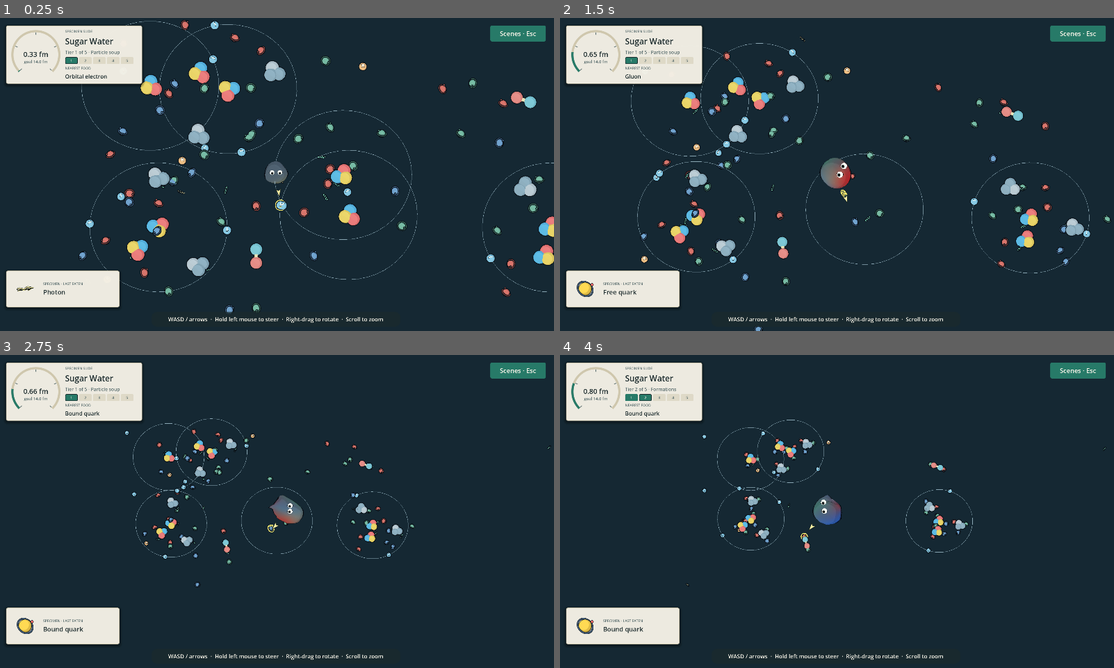
Above: before the commit, frames 1-4 (two rows, left to right).
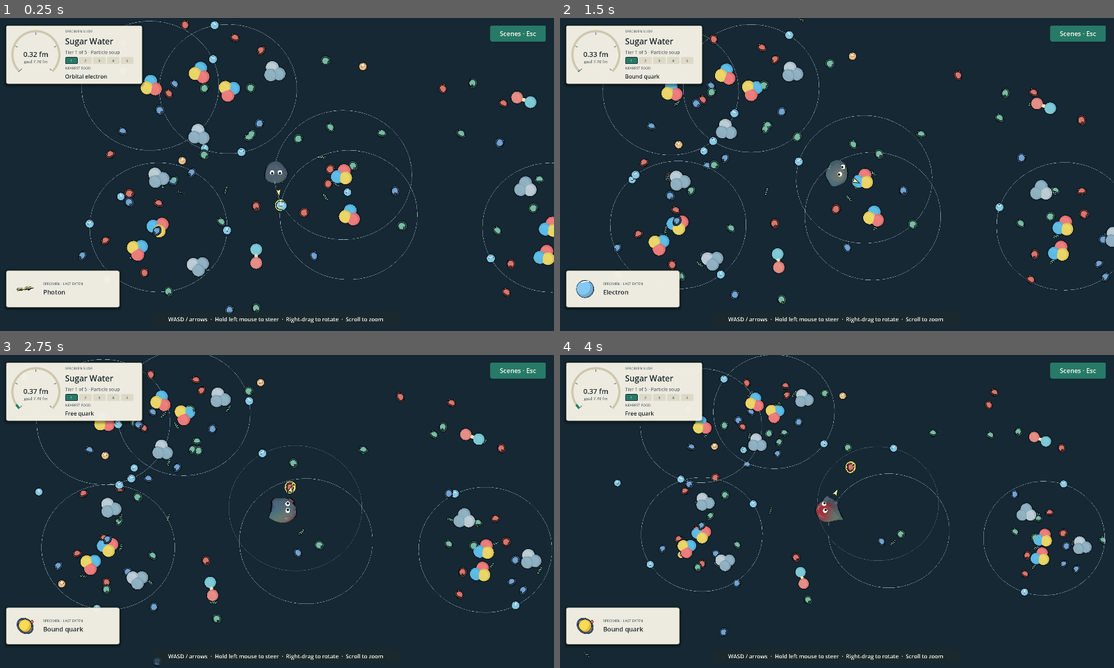
Above: after the commit, the same moments.

Repository: armantark/gray-goo
Game: Godot game, scene res://main.tscn
Same seed, same stepped clock (60 frames per second), same inputs: the game is played once before the commit and once after it.
Inputs (mouse positions are in pixels of both pictures, inside the frame that each line leads up to):
- Up to frame 1 (0.25 s): no input
- Up to frame 2 (1.5 s): move the mouse to (958, 158) at 0.52 s; hold D (move_right) 0.53-1.25 s; click (958, 158) at 0.67 s; drag from (726, 190) to (809, 237) at 1.27 s
- Up to frame 3 (2.75 s): move the mouse to (332, 442) at 2.02 s; hold D (move_right) from 2.03 s (still down)
- Up to frame 4 (4 s): release D (move_right) at 2.75 s; drag from (809, 574) to (670, 464) at 2.77 s; move the mouse to (1003, 558) at 3.52 s; hold A (move_left) from 3.53 s (still down)

The runs differ from the first frame. In frame 1, 0.6% of the frame differs, in the area x 3-100%, y 0-95%; in frame 2, 10%, in the area x 2-100%, y 0-100%; in frame 3, 7.3%; in frame 4, 6.3%.

Commit message:
Grow the goo only from what it eats in Sugar Water, so Level 1 no longer ends in a minute
Sugar Water finished in under a minute because it paid growth for wholes the goo could not eat: an emptied water or sucrose molecule handed its own volume to whatever small part was eaten last, which gave single meals up to 3.56 times the goo, and nucleons as large as the starting goo were worth 2.32 times it.

An emptied container now leaves with its last visible part and pays nothing. In Sugar Water, molecules and nuclei hold no growth of their own, every body grows the goo by its visible volume times one density, and an atom's electron shell stays edible after losing its nucleus or electrons, so nibbling never destroys growth. Honest meals cannot fill the old goal radius of 7, so the goal becomes 3.85 and the last view starts at 2.5.

At the new 100%, the route wins in 140.7 s with no meal above 38% of the goo. The 6 to 10 minute target needs more objects in the atom and molecule views than the level has; ticket 09's spawn points and placed layout own that.

Diff:
--- a/src/food.gd
+++ b/src/food.gd
@@ -100,20 +100,13 @@
 	for child in node.get_children():
 		_highlight_visual(child, material)
 
-func remaining_volume(include_empty_parents: bool = true) -> float:
+func remaining_volume() -> float:
 	if not active:
 		return 0.0
 	var result := volume
 	for part in parts:
 		if is_instance_valid(part):
-			result += part.remaining_volume(false)
-	if include_empty_parents:
-		var child := self
-		var parent := parent_food
-		while is_instance_valid(parent) and parent.active and parent.collect_when_empty and parent._last_visible_part(child):
-			result += parent.remaining_volume(false) - child.remaining_volume(false)
-			child = parent
-			parent = parent.parent_food
+			result += part.remaining_volume()
 	return result
 
 func _last_visible_part(except: Food) -> bool:
@@ -127,7 +120,7 @@
 	var combined := Vector3(pigment.r, pigment.g, pigment.b) * volume
 	for part in parts:
 		if is_instance_valid(part) and part.active:
-			var portion := part.remaining_volume(false)
+			var portion := part.remaining_volume()
 			var color := part.meal_color()
 			combined += Vector3(color.r, color.g, color.b) * portion
 			total += portion
@@ -154,6 +147,8 @@
 	set_physics_process(true)
 	if model_name == "board":
 		_snap_board()
+	# An emptied container leaves with its last visible part but pays no growth: the goo
+	# grows only from what it could eat, never from a whole that still looks larger.
 	if is_instance_valid(parent_food) and parent_food.active and parent_food.collect_when_empty and parent_food._last_visible_part(self):
 		parent_food.consume(target)
 
--- a/src/levels/sugar_water.gd
+++ b/src/levels/sugar_water.gd
@@ -2,6 +2,9 @@
 
 const Geometry = preload("res://src/levels/atomic_cosmic_geometry.gd")
 const NUCLEON_RADIUS := 0.18
+# Each food grows the goo by its visible volume times this density, so a meal's reward always
+# matches the size the goo sees it swallow.
+const GROWTH_DENSITY := 0.22
 const ELEMENTS := ["Nothing", "Hydrogen", "Helium", "Lithium", "Beryllium", "Boron", "Carbon", "Nitrogen", "Oxygen"]
 const COLORS := ["4b5366", "eef0df", "e8d0ab", "c1a3ba", "a1bfaa", "c8a381", "677582", "6087ae", "d87569"]
 var world: GameWorld
@@ -22,12 +25,12 @@
 
 func definition() -> Dictionary:
 	return {"title": "Sugar Water", "meters_per_unit": 1e-15,
-		"initial_radius": 0.16, "goal_radius": 7.0, "start_position": Vector3(-25, 0, 17),
+		"initial_radius": 0.16, "goal_radius": 3.85, "start_position": Vector3(-25, 0, 17),
 		"accent": Color("f1c78a"), "field": Rect2(-96, -75, 192, 150),
 		"tiers": ["Particle soup", "Formations", "Small nuclei", "Atoms", "Molecules"],
 		"jumps": [{"radius": 0.16, "view_size": 5.0}, {"radius": 0.38, "view_size": 12.0},
 			{"radius": 0.85, "view_size": 20.0}, {"radius": 1.8, "view_size": 34.0, "meters_per_unit": 1e-11},
-			{"radius": 4.5, "view_size": 90.0, "meters_per_unit": 1e-10}],
+			{"radius": 2.5, "view_size": 50.0, "meters_per_unit": 1e-10}],
 		"background_color": Color("0b1622"), "ground_color": Color("263644"),
 		"key_color": Color("e4ebe8"), "fill_color": Color("8da4bb"),
 		"ground_texture": "res://assets/models/ground_particle.png"}
@@ -50,8 +53,16 @@
 	_build_nursery()
 	_build_background()
 
-func _whole(at: Vector2, size: float, volume: float, label: String, tier: int, parent: Food = null) -> Food:
-	var food := world._add_food("", at, size, volume, label, false, tier, parent)
+func _growth(size: float) -> float:
+	return GROWTH_DENSITY * pow(size, 3.0)
+
+func _food(kind: String, at: Vector2, size: float, label: String, tier: int, parent: Food = null, lift: float = 0.0) -> Food:
+	return world._add_food(kind, at, size, _growth(size), label, false, tier, parent, lift)
+
+# Molecules and nuclei have no body of their own: their growth is the parts they hold, and they
+# leave with their last visible part.
+func _whole(at: Vector2, size: float, label: String, tier: int, parent: Food = null) -> Food:
+	var food := world._add_food("", at, size, 0.0, label, false, tier, parent)
 	food.rotation = Vector3.ZERO
 	food.height = 0.36
 	food.collect_when_empty = true
@@ -59,8 +70,16 @@
 		food.context_whole = drop
 	return food
 
+# An atom's electron shell is a body: it grows the goo by its own size and stays edible after
+# the goo takes its nucleus or electrons, like a board after its wheels.
+func _shell(at: Vector2, size: float, label: String, tier: int, parent: Food = null) -> Food:
+	var atom := _whole(at, size, label, tier, parent)
+	atom.volume = _growth(size)
+	atom.collect_when_empty = false
+	return atom
+
 func _build_sucrose() -> void:
-	sucrose = _whole(Vector2(6, -5), 17.0, 40.0, "Sucrose molecule · C12H22O11", 4)
+	sucrose = _whole(Vector2(6, -5), 17.0, "Sucrose molecule · C12H22O11", 4)
 	sucrose.milestone = true
 	_add_drift(sucrose, 1.0, 0.012, 0.006)
 	var atoms: Array[Food] = []
@@ -128,7 +147,7 @@
 		sites.append(center + Vector2(world._rng.randfn(0, 15), world._rng.randfn(0, 12)).limit_length(24))
 	for site in sites:
 		var at: Vector2 = site + Vector2(world._rng.randfn(0, 0.8), world._rng.randfn(0, 0.8))
-		var water := _whole(at, 3.7, 4.5, "Water molecule · H2O", 4)
+		var water := _whole(at, 3.7, "Water molecule · H2O", 4)
 		var oxygen := _atom(water, Vector2.ZERO, 8, 8, 3)
 		for side in [-1, 1]:
 			var hydrogen := _atom(water, Vector2(side * 2.25, 1.65), 1, 0, 3)
@@ -140,7 +159,7 @@
 
 func _atom(parent: Food, at: Vector2, protons: int, neutrons: int, tier: int) -> Food:
 	var atom_radius := 0.8 if protons <= 2 else 1.45
-	var atom := _whole(at, atom_radius, 0.6, ELEMENTS[protons] + " atom", tier, parent)
+	var atom := _shell(at, atom_radius, ELEMENTS[protons] + " atom", tier, parent)
 	atom.set_meta("protons", protons)
 	atom.set_meta("electrons", protons)
 	var nucleus := _nucleus(atom, protons, neutrons)
@@ -151,7 +170,7 @@
 	return atom
 
 func _nucleus(atom: Food, protons: int, neutrons: int) -> Food:
-	var nucleus := _whole(Vector2.ZERO, 0.8, 0.018, ELEMENTS[protons] + " nucleus", 2, atom)
+	var nucleus := _whole(Vector2.ZERO, 0.8, ELEMENTS[protons] + " nucleus", 2, atom)
 	nucleus.set_meta("protons", protons)
 	nucleus.set_meta("neutrons", neutrons)
 	_nuclei.append(nucleus)
@@ -160,8 +179,8 @@
 		var angle := index * 2.39996
 		var distance := sqrt(float(index)) * NUCLEON_RADIUS * 0.86
 		var kind := "proton" if proton else "neutron"
-		var nucleon := world._add_food(kind, Vector2.from_angle(angle) * distance, NUCLEON_RADIUS,
-			0.006, kind.capitalize(), false, 1, nucleus, (index % 3) * 0.035)
+		var nucleon := _food(kind, Vector2.from_angle(angle) * distance, NUCLEON_RADIUS,
+			kind.capitalize(), 1, nucleus, (index % 3) * 0.035)
 		nucleon.set_meta("proton", proton)
 	return nucleus
 
@@ -175,8 +194,8 @@
 		ring.name = "ElectronShellRing"
 		for index in range(shells[shell]):
 			var phase: float = TAU * index / shells[shell] + shell * 0.4
-			var electron := world._add_food("electron", Vector2.from_angle(phase) * orbit_radius,
-				0.065, 0.00025, "Orbital electron", false, 0, atom, 0.1)
+			var electron := _food("electron", Vector2.from_angle(phase) * orbit_radius,
+				0.065, "Orbital electron", 0, atom, 0.1)
 			_orbits.append({"food": electron, "radius": orbit_radius, "phase": phase, "speed": 0.65 + shell * 0.2})
 
 func _nucleus_changed(part: Food, nucleus: Food, atom: Food) -> void:
@@ -198,7 +217,7 @@
 func _build_nursery() -> void:
 	for index in range(16):
 		var at := _nursery_point(index)
-		var shell := _whole(at, 1.3, 0.0, "Hydrogen atom" if index % 2 == 0 else "Helium atom", 3)
+		var shell := _shell(at, 1.3, "Hydrogen atom" if index % 2 == 0 else "Helium atom", 3)
 		shell.rotation.y = world._rng.randf_range(-PI, PI)
 		_add_drift(shell, 0.35, 0.035)
 		var count := 1 if index % 2 == 0 else 2
@@ -208,12 +227,11 @@
 		shell.part_consumed.connect(_atom_changed.bind(shell))
 		for nucleon in nucleus.parts:
 			nucleon.tier = 1
-			nucleon.volume = 0.0095
 			_clumps.append({"food": nucleon, "home": nucleon.position})
 			_bind_quarks(nucleon, 3, index)
 	for index in range(12):
 		var at := _nursery_point(index + 4)
-		var pion := world._add_food("pion", at, 0.21, 0.0095, "Pion", false, 1)
+		var pion := _food("pion", at, 0.21, "Pion", 1)
 		_add_drift(pion, 0.45, 0.09)
 		pion.context_whole = drop
 		pion.loose_reason = "Quark and antiquark condense together in the drop."
@@ -226,10 +244,10 @@
 	nucleon.collect_when_empty = true
 	for index in range(count):
 		var at := Vector2.from_angle(TAU * index / count) * 0.23
-		var quark := world._add_food("quark", at, 0.075, 0.00025, "Bound quark", false, 0, nucleon)
+		var quark := _food("quark", at, 0.075, "Bound quark", 0, nucleon)
 		quark.rename("Bound quark", Color(["ed7169", "77bba0", "719ed6"][index % 3]))
 		_formations.append({"food": quark, "home": at, "phase": phase * 0.4 + index})
-	var gluon := world._add_food("gluon", Vector2.ZERO, 0.06, 0.0002, "Binding gluon", false, 0, nucleon)
+	var gluon := _food("gluon", Vector2.ZERO, 0.06, "Binding gluon", 0, nucleon)
 	_particles.append({"food": gluon, "home": Vector2.ZERO, "phase": float(phase), "kind": "gluon"})
 	nucleon.part_consumed.connect(_collapse_nucleon.bind(nucleon))
 
@@ -249,8 +267,7 @@
 	var kinds := ["quark", "quark", "quark", "photon", "electron", "positron", "gluon"]
 	var kind: String = kinds[index % kinds.size()]
 	var at := _nursery_point(index)
-	var particle := world._add_food(kind, at, 0.06 if kind != "quark" else 0.075,
-		0.00025, kind.capitalize(), false, 0)
+	var particle := _food(kind, at, 0.06 if kind != "quark" else 0.075, kind.capitalize(), 0)
 	particle.context_whole = drop
 	particle.loose_reason = "Thermal particle soup in the water drop."
 	if kind == "quark":
@@ -291,12 +308,8 @@
 			continue
 		orbit.phase += delta * float(orbit.speed)
 		var at := electron.position
-		if electron.parent_food.get_meta("electron_cloud", false):
-			at.x = sin(orbit.phase * 0.73) * float(orbit.radius) * 0.62
-			at.z = cos(orbit.phase * 1.17) * float(orbit.radius) * 0.48
-		else:
-			at.x = cos(orbit.phase) * float(orbit.radius)
-			at.z = sin(orbit.phase) * float(orbit.radius)
+		at.x = cos(orbit.phase) * float(orbit.radius)
+		at.z = sin(orbit.phase) * float(orbit.radius)
 		electron.position = at
 
 func _step_particles() -> void:
@@ -355,7 +368,7 @@
 
 func _build_free_hosts() -> void:
 	for index in range(8):
-		var shell := _whole(_nursery_point(index + 8), 0.9, 0.0, "Forming hydrogen atom", 3)
+		var shell := _shell(_nursery_point(index + 8), 0.9, "Forming hydrogen atom", 3)
 		shell.rotation.y = world._rng.randf_range(-PI, PI)
 		_add_drift(shell, 0.35, 0.025)
 		var nucleus := _nucleus(shell, 1, 0)
@@ -365,7 +378,6 @@
 		var proton: Food = nucleus.parts[0]
 		proton.collect_when_empty = true
 		proton.tier = 1
-		proton.volume = 0.0095
 		proton.part_consumed.connect(_collapse_nucleon.bind(proton))
 		_free_hosts.append(proton)
 
@@ -480,12 +492,8 @@
 		if part.model_name == "electron":
 			electrons += 1
 	atom.set_meta("electrons", electrons)
-	if has_nucleus:
-		return
-	if electrons > 0:
+	if not has_nucleus:
 		atom.title = "Electron cloud"
-	atom.set_meta("electron_cloud", true)
-	atom.visual.hide()
 
 func _nursery_point(index: int) -> Vector2:
 	var centers := [Vector2(-25, 17), Vector2(-12, 12), Vector2(-15, 29), Vector2(-33, 30)]
Not shown, changed: memory-bank/systemPatterns.md
